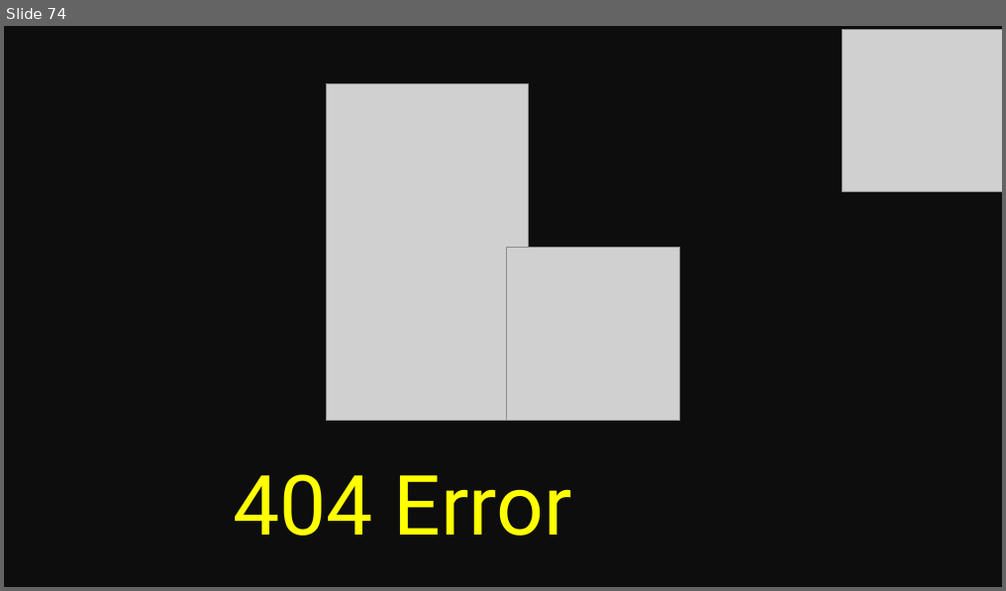
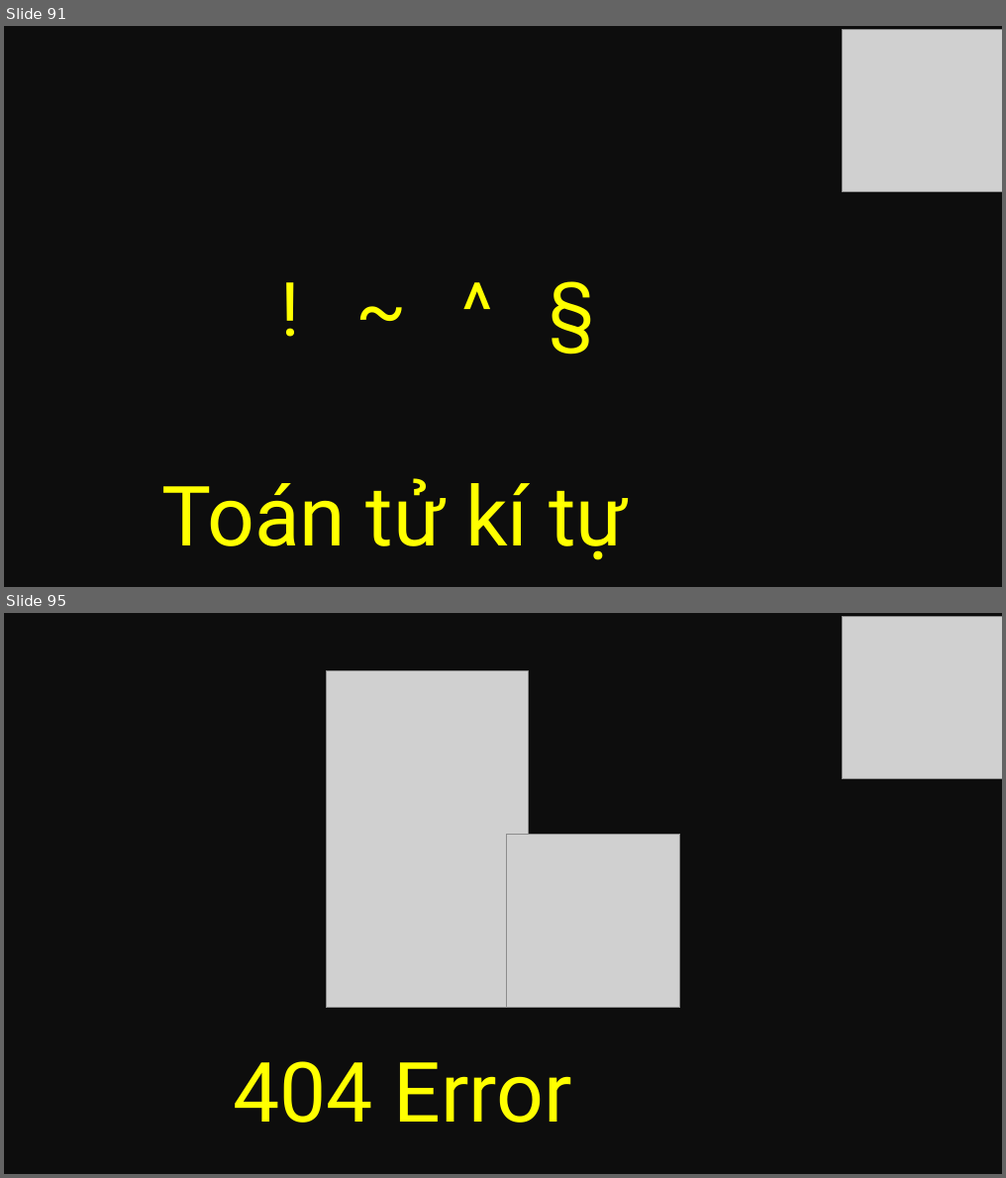
Before and after one commit to HgVN23/HgVN23.github.io, a slide deck: assets/media/thumbnail/template.pptx. Shown one above the other, each under a label of ours: slide 74 before the commit, slides 91 and 95 after it; the slides between them are not shown. The pictures are 1006x591 and 1006x1178 pixels, drawn with LibreOffice and Linux fonts; fonts in the diff are those of the drawing; grey boxes stand for pictures. Boxes give left, top, right and bottom in pixels: in the first picture for what was removed or moved away, otherwise in the second. Text is boxed around its words. In the diff, an @@ line names an element or a change of style, - is before the commit and + after.

```diff
--- a/assets/media/thumbnail/template.pptx
+++ b/assets/media/thumbnail/template.pptx
@@ slide 91 added at bbox=[4, 26, 1002, 587], background #0D0D0D @@
@@ picture added at bbox=[842, 29, 1002, 191] @@
@@ text added at bbox=[270, 257, 735, 358], 54 pt, text #FFFF00 @@
+! ~ ^ §
@@ text added at bbox=[161, 478, 627, 561], 60 pt, text #FFFF00 @@
+Toán tử kí tự
@@ what was slide 74 is now slide 95 @@
```
Also in this commit, not shown: 1 slide changed, 20 other slides added, 6 other files.
